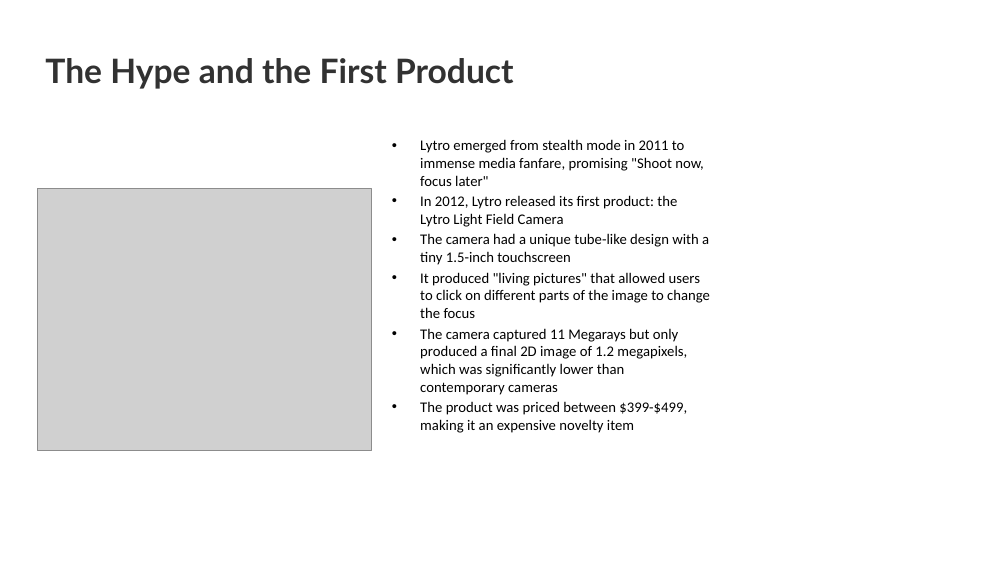
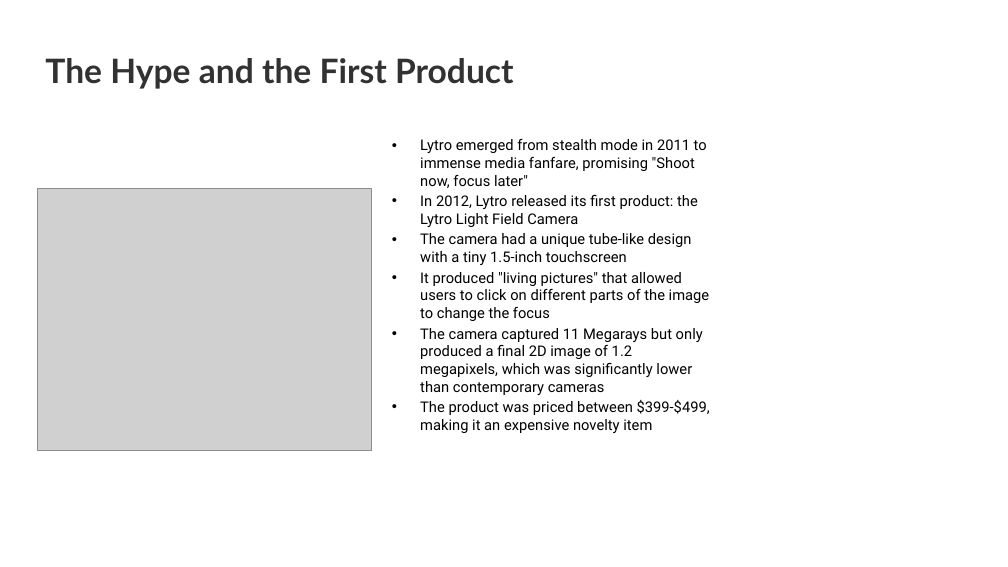
Before and after one commit to joejo-joestar/Powerpynt-Slides, a slide deck: slide 8 of output.pptx. Drawn at 1008x567 pixels with LibreOffice and Linux fonts; fonts in the diff are those of the drawing; grey boxes stand for pictures; background and template pictures are left out. Boxes give left, top, right and bottom in pixels: in the first picture for what was removed or moved away, otherwise in the second. Text is boxed around its words. In the diff, an @@ line names an element or a change of style, - is before the commit and + after.

```diff
--- a/output.pptx
+++ b/output.pptx
@@ text "Lytro emerged from stealth mode ..." at (x1=420, y1=139, x2=710, y2=433): font Calibri to Roboto @@
```
Also in this commit, not shown: 7 other slides changed, 5 other files.
